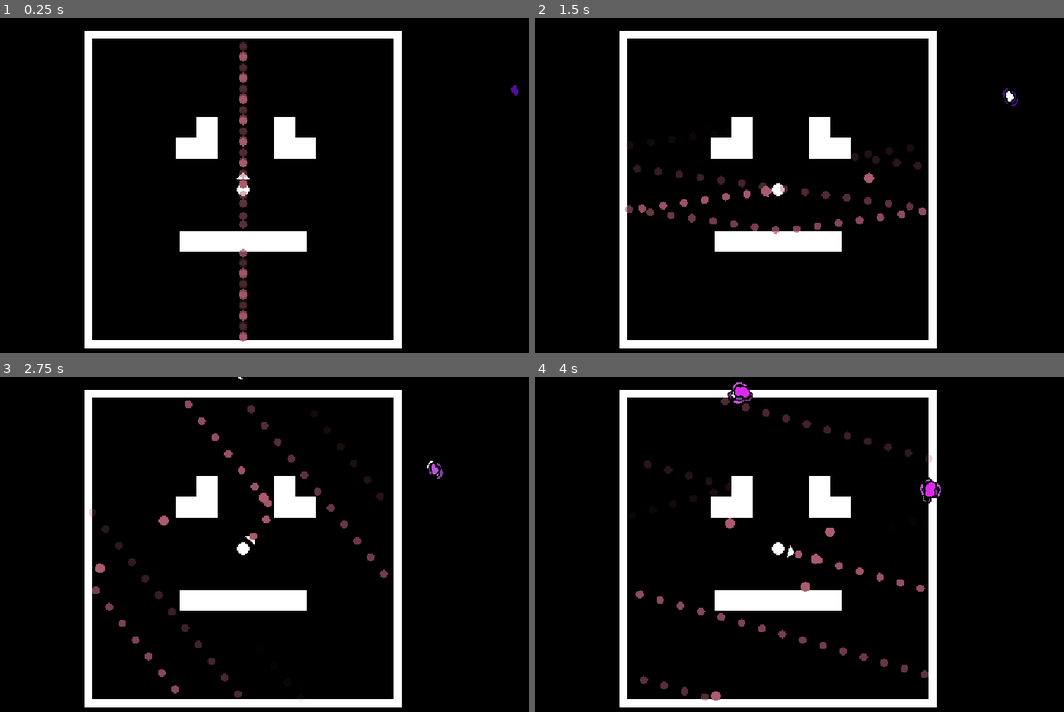
Above: before the commit, frames 1-4 (two rows, left to right).
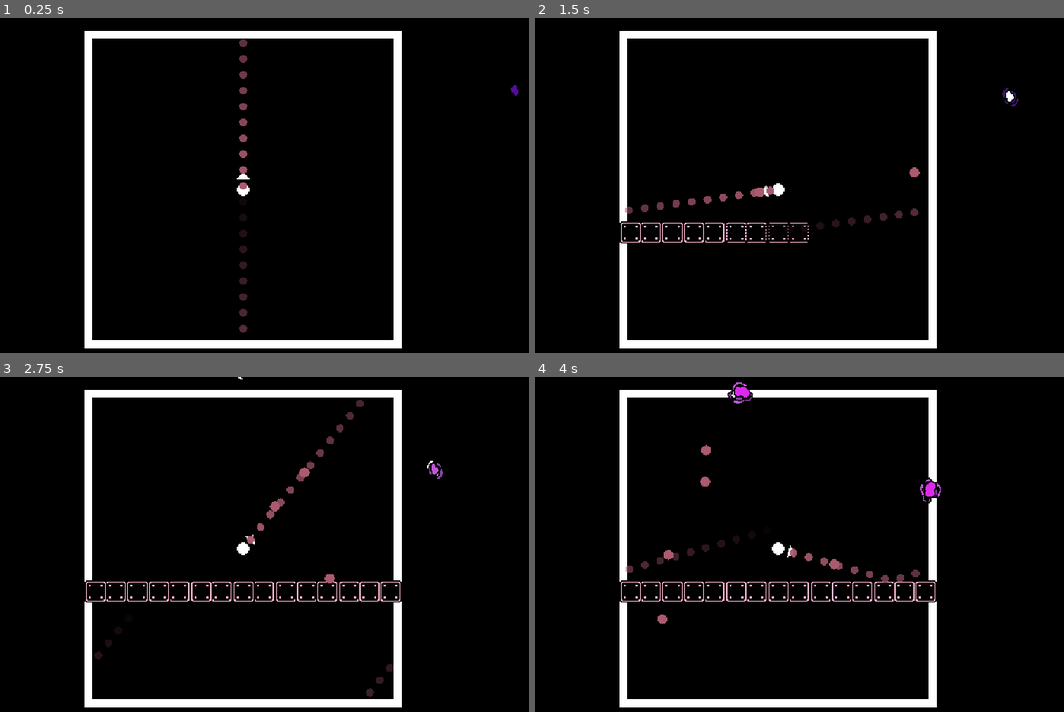
Above: after the commit, the same moments.

Repository: JeppeLindberg/dream_catcher
Game: Godot game, scene res://scenes/main.tscn
Two runs of this game, one before a commit and one after it. Both use one fixed random seed, a clock stepped at 60 frames per second and the inputs below.
Inputs (mouse positions are in pixels of both pictures, inside the frame that each line leads up to):
- Up to frame 1 (0.25 s): no input
- Up to frame 2 (1.5 s): move the mouse to (910, 172) at 0.52 s; click (910, 172) at 0.6 s; move the mouse to (656, 205) at 1.27 s; click (656, 205) at 1.35 s
- Up to frame 3 (2.75 s): move the mouse to (301, 474) at 2.02 s; click (301, 474) at 2.1 s
- Up to frame 4 (4 s): move the mouse to (746, 618) at 2.77 s; click (746, 618) at 2.85 s; move the mouse to (958, 598) at 3.52 s; click (958, 598) at 3.6 s

The runs differ from the first frame. In frame 1, 3.9% of the frame differs, in the area x 33-60%, y 6-97%; in frame 2, 4.8%; in frame 3, 5.4%; in frame 4, 5.5%, in the area x 15-76%, y 6-97%.

Commit message:
progress

Diff:
--- a/prefabs/bullet.tscn
+++ b/prefabs/bullet.tscn
@@ -9,7 +9,7 @@
 [node name="bullet" type="Area2D" node_paths=PackedStringArray("shape")]
 script = ExtResource("1_lv25w")
 wall_layer = 2
-speed = 100.0
+speed = 150.0
 shape = NodePath("shape")
 
 [node name="sprite" type="Sprite2D" parent="."]
--- a/prefabs/wall.tscn
+++ b/prefabs/wall.tscn
@@ -1,16 +1,66 @@
-[gd_scene load_steps=3 format=3 uid="uid://c7ghtcr6g2eya"]
+[gd_scene load_steps=8 format=3 uid="uid://c7ghtcr6g2eya"]
 
-[ext_resource type="Texture2D" uid="uid://c3e0ky53oyo36" path="res://sprites/white.png" id="1_3uv27"]
+[ext_resource type="Script" uid="uid://qvjrfm4cabar" path="res://scripts/wall.gd" id="1_3usl3"]
+[ext_resource type="Texture2D" uid="uid://cpojr1o14tpnj" path="res://sprites/wall.png" id="1_3uv27"]
+[ext_resource type="Texture2D" uid="uid://dndjdh00jb1kt" path="res://sprites/wall_despawn_0002.png" id="3_s6egt"]
+[ext_resource type="Texture2D" uid="uid://xhdfa4xakq13" path="res://sprites/wall_despawn_0001.png" id="4_tho4q"]
+[ext_resource type="Texture2D" uid="uid://de4u24nrqp1rm" path="res://sprites/wall_despawn_0000.png" id="5_o4edb"]
+
+[sub_resource type="SpriteFrames" id="SpriteFrames_3usl3"]
+animations = [{
+"frames": [{
+"duration": 1.0,
+"texture": ExtResource("1_3uv27")
+}],
+"loop": true,
+"name": &"default",
+"speed": 5.0
+}, {
+"frames": [{
+"duration": 1.0,
+"texture": ExtResource("5_o4edb")
+}, {
+"duration": 1.0,
+"texture": ExtResource("4_tho4q")
+}, {
+"duration": 1.0,
+"texture": ExtResource("3_s6egt")
+}],
+"loop": false,
+"name": &"despawn",
+"speed": 5.0
+}, {
+"frames": [{
+"duration": 1.0,
+"texture": ExtResource("3_s6egt")
+}, {
+"duration": 1.0,
+"texture": ExtResource("4_tho4q")
+}, {
+"duration": 1.0,
+"texture": ExtResource("5_o4edb")
+}],
+"loop": false,
+"name": &"spawn",
+"speed": 5.0
+}]
 
 [sub_resource type="RectangleShape2D" id="RectangleShape2D_tbgi4"]
 
-[node name="wall" type="StaticBody2D"]
+[node name="wall" type="StaticBody2D" node_paths=PackedStringArray("sprite", "shape")]
 collision_layer = 2
 collision_mask = 2
+script = ExtResource("1_3usl3")
+sprite = NodePath("sprite")
+shape = NodePath("shape")
 
-[node name="sprite" type="Sprite2D" parent="."]
-scale = Vector2(0.2, 0.2)
-texture = ExtResource("1_3uv27")
+[node name="sprite" type="AnimatedSprite2D" parent="."]
+texture_filter = 1
+sprite_frames = SubResource("SpriteFrames_3usl3")
+animation = &"despawn"
+autoplay = "default"
 
 [node name="shape" type="CollisionShape2D" parent="."]
 shape = SubResource("RectangleShape2D_tbgi4")
+
+[connection signal="animation_finished" from="sprite" to="." method="_on_sprite_animation_finished"]
--- a/scenes/main.tscn
+++ b/scenes/main.tscn
@@ -1,158 +1,147 @@
-[gd_scene load_steps=9 format=3 uid="uid://b00cd2indxrbc"]
+[gd_scene load_steps=10 format=3 uid="uid://b00cd2indxrbc"]
 
 [ext_resource type="Texture2D" uid="uid://c3e0ky53oyo36" path="res://sprites/white.png" id="1_o5qli"]
 [ext_resource type="PackedScene" uid="uid://2dg0etc2tjkj" path="res://prefabs/player.tscn" id="1_o6xl0"]
+[ext_resource type="Script" uid="uid://d01ktcxcd3p5t" path="res://scripts/world.gd" id="1_tipki"]
+[ext_resource type="Script" uid="uid://cb827swstlrut" path="res://scripts/stage.gd" id="3_85g3d"]
 [ext_resource type="PackedScene" uid="uid://c7ghtcr6g2eya" path="res://prefabs/wall.tscn" id="5_o6xl0"]
 [ext_resource type="PackedScene" uid="uid://t3uonexf6o8f" path="res://prefabs/border.tscn" id="6_tefeu"]
 [ext_resource type="PackedScene" uid="uid://dqdpse8x6qnqy" path="res://prefabs/dream.tscn" id="7_tipki"]
 [ext_resource type="PackedScene" uid="uid://b3hqfv650qq4d" path="res://prefabs/spawner.tscn" id="9_85g3d"]
 [ext_resource type="Script" uid="uid://denyvxuwt1778" path="res://scripts/debug.gd" id="11_ya4ey"]
 
-[sub_resource type="RectangleShape2D" id="RectangleShape2D_tbgi4"]
-
 [node name="main" type="Node2D"]
 
-[node name="world" type="Node2D" parent="."]
+[node name="world" type="Node2D" parent="." node_paths=PackedStringArray("stages")]
+script = ExtResource("1_tipki")
+stages = [NodePath("entities/stage_1"), NodePath("entities/stage_2")]
 
 [node name="entities" type="Node2D" parent="world"]
 
 [node name="player" parent="world/entities" node_paths=PackedStringArray("camera") instance=ExtResource("1_o6xl0")]
-camera = NodePath("../../../Camera2D")
-
-[node name="wall" parent="world/entities" instance=ExtResource("5_o6xl0")]
-position = Vector2(39, -39)
-
-[node name="wall4" type="StaticBody2D" parent="world/entities"]
-position = Vector2(-34, -39)
-collision_layer = 2
-collision_mask = 2
-
-[node name="sprite" type="Sprite2D" parent="world/entities/wall4"]
-scale = Vector2(0.2, 0.2)
-texture = ExtResource("1_o5qli")
-
-[node name="shape" type="CollisionShape2D" parent="world/entities/wall4"]
-shape = SubResource("RectangleShape2D_tbgi4")
-
-[node name="wall5" type="StaticBody2D" parent="world/entities"]
-position = Vector2(-34, -59)
-collision_layer = 2
-collision_mask = 2
-
-[node name="sprite" type="Sprite2D" parent="world/entities/wall5"]
-scale = Vector2(0.2, 0.2)
-texture = ExtResource("1_o5qli")
-
-[node name="shape" type="CollisionShape2D" parent="world/entities/wall5"]
-shape = SubResource("RectangleShape2D_tbgi4")
-
-[node name="wall6" type="StaticBody2D" parent="world/entities"]
-position = Vector2(-54, -39)
-collision_layer = 2
-collision_mask = 2
-
-[node name="sprite" type="Sprite2D" parent="world/entities/wall6"]
-scale = Vector2(0.2, 0.2)
-texture = ExtResource("1_o5qli")
-
-[node name="shape" type="CollisionShape2D" parent="world/entities/wall6"]
-shape = SubResource("RectangleShape2D_tbgi4")
-
-[node name="wall7" type="StaticBody2D" parent="world/entities"]
-position = Vector2(-50, 49)
-collision_layer = 2
-collision_mask = 2
-
-[node name="sprite" type="Sprite2D" parent="world/entities/wall7"]
-scale = Vector2(0.2, 0.2)
-texture = ExtResource("1_o5qli")
-
-[node name="shape" type="CollisionShape2D" parent="world/entities/wall7"]
-shape = SubResource("RectangleShape2D_tbgi4")
-
-[node name="wall8" type="StaticBody2D" parent="world/entities"]
-position = Vector2(-30, 49)
-collision_layer = 2
-collision_mask = 2
-
-[node name="sprite" type="Sprite2D" parent="world/entities/wall8"]
-scale = Vector2(0.2, 0.2)
-texture = ExtResource("1_o5qli")
-
-[node name="shape" type="CollisionShape2D" parent="world/entities/wall8"]
-shape = SubResource("RectangleShape2D_tbgi4")
-
-[node name="wall9" type="StaticBody2D" parent="world/entities"]
-position = Vector2(-10, 49)
-collision_layer = 2
-collision_mask = 2
-
-[node name="sprite" type="Sprite2D" parent="world/entities/wall9"]
-scale = Vector2(0.2, 0.2)
-texture = ExtResource("1_o5qli")
-
-[node name="shape" type="CollisionShape2D" parent="world/entities/wall9"]
-shape = SubResource("RectangleShape2D_tbgi4")
-
-[node name="wall10" type="StaticBody2D" parent="world/entities"]
-position = Vector2(10, 49)
-collision_layer = 2
-collision_mask = 2
-
-[node name="sprite" type="Sprite2D" parent="world/entities/wall10"]
-scale = Vector2(0.2, 0.2)
-texture = ExtResource("1_o5qli")
-
-[node name="shape" type="CollisionShape2D" parent="world/entities/wall10"]
-shape = SubResource("RectangleShape2D_tbgi4")
-
-[node name="wall11" type="StaticBody2D" parent="world/entities"]
-position = Vector2(30, 49)
-collision_layer = 2
-collision_mask = 2
-
-[node name="sprite" type="Sprite2D" parent="world/entities/wall11"]
-scale = Vector2(0.2, 0.2)
-texture = ExtResource("1_o5qli")
-
-[node name="shape" type="CollisionShape2D" parent="world/entities/wall11"]
-shape = SubResource("RectangleShape2D_tbgi4")
-
-[node name="wall12" type="StaticBody2D" parent="world/entities"]
-position = Vector2(50, 49)
-collision_layer = 2
-collision_mask = 2
-
-[node name="sprite" type="Sprite2D" parent="world/entities/wall12"]
-scale = Vector2(0.2, 0.2)
-texture = ExtResource("1_o5qli")
-
-[node name="shape" type="CollisionShape2D" parent="world/entities/wall12"]
-shape = SubResource("RectangleShape2D_tbgi4")
-
-[node name="wall3" type="StaticBody2D" parent="world/entities"]
-position = Vector2(39, -59)
-collision_layer = 2
-collision_mask = 2
-
-[node name="sprite" type="Sprite2D" parent="world/entities/wall3"]
-scale = Vector2(0.2, 0.2)
-texture = ExtResource("1_o5qli")
-
-[node name="shape" type="CollisionShape2D" parent="world/entities/wall3"]
-shape = SubResource("RectangleShape2D_tbgi4")
-
-[node name="wall2" type="StaticBody2D" parent="world/entities"]
-position = Vector2(59, -39)
-collision_layer = 2
-collision_mask = 2
-
-[node name="sprite" type="Sprite2D" parent="world/entities/wall2"]
-scale = Vector2(0.2, 0.2)
-texture = ExtResource("1_o5qli")
-
-[node name="shape" type="CollisionShape2D" parent="world/entities/wall2"]
-shape = SubResource("RectangleShape2D_tbgi4")
+camera = NodePath("../../../camera")
+
+[node name="stage_1" type="Node2D" parent="world/entities"]
+visible = false
+script = ExtResource("3_85g3d")
+
+[node name="wall" parent="world/entities/stage_1" instance=ExtResource("5_o6xl0")]
+position = Vector2(40, 40)
+
+[node name="wall11" parent="world/entities/stage_1" instance=ExtResource("5_o6xl0")]
+position = Vector2(60, 40)
+
+[node name="wall12" parent="world/entities/stage_1" instance=ExtResource("5_o6xl0")]
+position = Vector2(80, 40)
+
+[node name="wall13" parent="world/entities/stage_1" instance=ExtResource("5_o6xl0")]
+position = Vector2(100, 40)
+
+[node name="wall14" parent="world/entities/stage_1" instance=ExtResource("5_o6xl0")]
+position = Vector2(120, 40)
+
+[node name="wall15" parent="world/entities/stage_1" instance=ExtResource("5_o6xl0")]
+position = Vector2(140, 40)
+
+[node name="wall2" parent="world/entities/stage_1" instance=ExtResource("5_o6xl0")]
+position = Vector2(20, 40)
+
+[node name="wall3" parent="world/entities/stage_1" instance=ExtResource("5_o6xl0")]
+position = Vector2(0, 40)
+
+[node name="wall4" parent="world/entities/stage_1" instance=ExtResource("5_o6xl0")]
+position = Vector2(-20, 40)
+
+[node name="wall5" parent="world/entities/stage_1" instance=ExtResource("5_o6xl0")]
+position = Vector2(-40, 40)
+
+[node name="wall6" parent="world/entities/stage_1" instance=ExtResource("5_o6xl0")]
+position = Vector2(-60, 40)
+
+[node name="wall7" parent="world/entities/stage_1" instance=ExtResource("5_o6xl0")]
+position = Vector2(-80, 40)
+
+[node name="wall8" parent="world/entities/stage_1" instance=ExtResource("5_o6xl0")]
+position = Vector2(-100, 40)
+
+[node name="wall9" parent="world/entities/stage_1" instance=ExtResource("5_o6xl0")]
+position = Vector2(-120, 40)
+
+[node name="wall10" parent="world/entities/stage_1" instance=ExtResource("5_o6xl0")]
+position = Vector2(-140, 40)
+
+[node name="stage_2" type="Node2D" parent="world/entities"]
+visible = false
+script = ExtResource("3_85g3d")
+
+[node name="wall" parent="world/entities/stage_2" instance=ExtResource("5_o6xl0")]
+position = Vector2(40, -37)
+
+[node name="wall11" parent="world/entities/stage_2" instance=ExtResource("5_o6xl0")]
+position = Vector2(40, -57)
+
+[node name="wall12" parent="world/entities/stage_2" instance=ExtResource("5_o6xl0")]
+position = Vector2(40, -77)
+
+[node name="wall13" parent="world/entities/stage_2" instance=ExtResource("5_o6xl0")]
+position = Vector2(40, -97)
+
+[node name="wall14" parent="world/entities/stage_2" instance=ExtResource("5_o6xl0")]
+position = Vector2(40, -117)
+
+[node name="wall15" parent="world/entities/stage_2" instance=ExtResource("5_o6xl0")]
+position = Vector2(40, -137)
+
+[node name="wall2" parent="world/entities/stage_2" instance=ExtResource("5_o6xl0")]
+position = Vector2(20, -37)
+
+[node name="wall3" parent="world/entities/stage_2" instance=ExtResource("5_o6xl0")]
+position = Vector2(0, -37)
+
+[node name="wall4" parent="world/entities/stage_2" instance=ExtResource("5_o6xl0")]
+position = Vector2(-20, -37)
+
+[node name="wall5" parent="world/entities/stage_2" instance=ExtResource("5_o6xl0")]
+position = Vector2(-40, -37)
+
+[node name="wall6" parent="world/entities/stage_2" instance=ExtResource("5_o6xl0")]
+position = Vector2(-40, -57)
+
+[node name="wall7" parent="world/entities/stage_2" instance=ExtResource("5_o6xl0")]
+position = Vector2(-40, -77)
+
+[node name="wall8" parent="world/entities/stage_2" instance=ExtResource("5_o6xl0")]
+position = Vector2(-40, -97)
+
+[node name="wall9" parent="world/entities/stage_2" instance=ExtResource("5_o6xl0")]
+position = Vector2(-40, -117)
+
+[node name="wall10" parent="world/entities/stage_2" instance=ExtResource("5_o6xl0")]
+position = Vector2(-40, -137)
+
+[node name="wall16" parent="world/entities/stage_2" instance=ExtResource("5_o6xl0")]
+position = Vector2(-60, 68)
+
+[node name="wall17" parent="world/entities/stage_2" instance=ExtResource("5_o6xl0")]
+position = Vector2(-60, 88)
+
+[node name="wall18" parent="world/entities/stage_2" instance=ExtResource("5_o6xl0")]
+position = Vector2(-80, 88)
+
+[node name="wall19" parent="world/entities/stage_2" instance=ExtResource("5_o6xl0")]
+position = Vector2(-80, 68)
+
+[node name="wall20" parent="world/entities/stage_2" instance=ExtResource("5_o6xl0")]
+position = Vector2(60, 68)
+
+[node name="wall21" parent="world/entities/stage_2" instance=ExtResource("5_o6xl0")]
+position = Vector2(80, 68)
+
+[node name="wall22" parent="world/entities/stage_2" instance=ExtResource("5_o6xl0")]
+position = Vector2(60, 88)
+
+[node name="wall23" parent="world/entities/stage_2" instance=ExtResource("5_o6xl0")]
+position = Vector2(80, 88)
 
 [node name="preview" type="Node2D" parent="world"]
 
@@ -217,4 +206,4 @@
 grow_vertical = 2
 script = ExtResource("11_ya4ey")
 
-[node name="Camera2D" type="Camera2D" parent="."]
+[node name="camera" type="Camera2D" parent="."]
--- a/scripts/bullet.gd
+++ b/scripts/bullet.gd
@@ -6,7 +6,7 @@
 @export var speed: float
 @export var shape: CollisionShape2D
 @export var preview = false
-@export var preview_lifetime = 50.0
+@export var preview_lifetime = 20.0
 
 @onready var debug = get_node('/root/main/canvas_layer/debug')
 @onready var collector = get_node('/root/main/world/entities/player/collector')
@@ -37,7 +37,7 @@
 
 	var remaining_distance = speed * delta
 	if preview:
-		remaining_distance *= 0.2
+		remaining_distance *= 0.15
 
 	for i in range(100):
 		var pos_from = global_position
--- a/scripts/player.gd
+++ b/scripts/player.gd
@@ -25,7 +25,7 @@
 		new_bullet.global_position = global_position
 		new_bullet.direction = gun.global_transform.x
 
-	for i in range(50):
+	for i in range(20):
 		var new_preview_bullet = preview_bullet.instantiate()
 		preview.add_child(new_preview_bullet)
 		new_preview_bullet.global_position = global_position
--- /dev/null
+++ b/scripts/stage.gd
@@ -0,0 +1,10 @@
+extends Node2D
+
+
+func activate():
+	for child in get_children():
+		child.activate()
+
+func deactivate():
+	for child in get_children():
+		child.deactivate()
--- /dev/null
+++ b/scripts/wall.gd
@@ -0,0 +1,49 @@
+extends StaticBody2D
+
+@export var sprite: AnimatedSprite2D
+@export var shape: CollisionShape2D
+
+
+var spawn_delay = 0.0
+var despawn_delay = 0.0
+
+
+func _ready() -> void:
+	shape.disabled = true
+	visible = false
+	sprite.animation = 'default'
+
+func activate():
+	spawn_delay = min((-global_position.x - global_position.y - 200.0) / 200.0, -0.01)
+
+func deactivate():
+	despawn_delay = min((-global_position.x - global_position.y - 200.0) / 200.0, -0.01)
+
+func _process(delta: float) -> void:
+	if spawn_delay < 0.0:
+		spawn_delay += delta
+		if spawn_delay > 0.0:
+			spawn()
+
+	if despawn_delay < 0.0:
+		despawn_delay += delta
+		if despawn_delay > 0.0:
+			despawn()
+
+func spawn():
+	sprite.play('spawn')
+	visible = true
+
+func despawn():
+	shape.disabled = true
+	sprite.play('despawn')
+	print(sprite.animation)
+
+func _on_sprite_animation_finished() -> void:
+	if sprite.animation == 'spawn':
+		shape.disabled = false
+		sprite.animation = 'default'
+
+	if sprite.animation == 'despawn':
+		visible = false
+		sprite.animation = 'default'
--- /dev/null
+++ b/scripts/world.gd
@@ -0,0 +1,39 @@
+extends Node2D
+
+
+@export var stages: Array[Node2D]
+@export var secs_between_stages = 10.0
+
+var next_stage_timer = 0.0
+var stage_queue = []
+var first_stage = true
+var current_stage = 0
+
+
+func _ready() -> void:
+	stage_queue = range(len(stages))
+	next_stage_timer = 1.0
+	for stage in stages:
+		stage.visible = true;
+
+
+func _process(delta: float) -> void:
+	next_stage_timer += delta * 1.0/secs_between_stages
+	if next_stage_timer > 1.0:
+		var prev_stage = current_stage
+		current_stage = stage_queue.pop_front()
+
+		if not first_stage:
+			stages[prev_stage].deactivate()
+		stages[current_stage].activate()
+
+		if len(stage_queue) == 0:
+			stage_queue = range(len(stages))
+			stage_queue.erase(current_stage)
+			stage_queue.shuffle()
+
+		if first_stage:
+			stage_queue.shuffle()
+
+		next_stage_timer -= 1.0
+		first_stage = false
Not shown, added: scripts/stage.gd.uid
Not shown, added: scripts/wall.gd.uid
Not shown, added: scripts/world.gd.uid
Binary file added: sprites/wall.png
Not shown, added: sprites/wall.png.import
Binary file added: sprites/wall_despawn_0000.png
Not shown, added: sprites/wall_despawn_0000.png.import
Binary file added: sprites/wall_despawn_0001.png
Not shown, added: sprites/wall_despawn_0001.png.import
Binary file added: sprites/wall_despawn_0002.png
Not shown, added: sprites/wall_despawn_0002.png.import
Not shown, changed: clip_studio_paint/assets.clip
